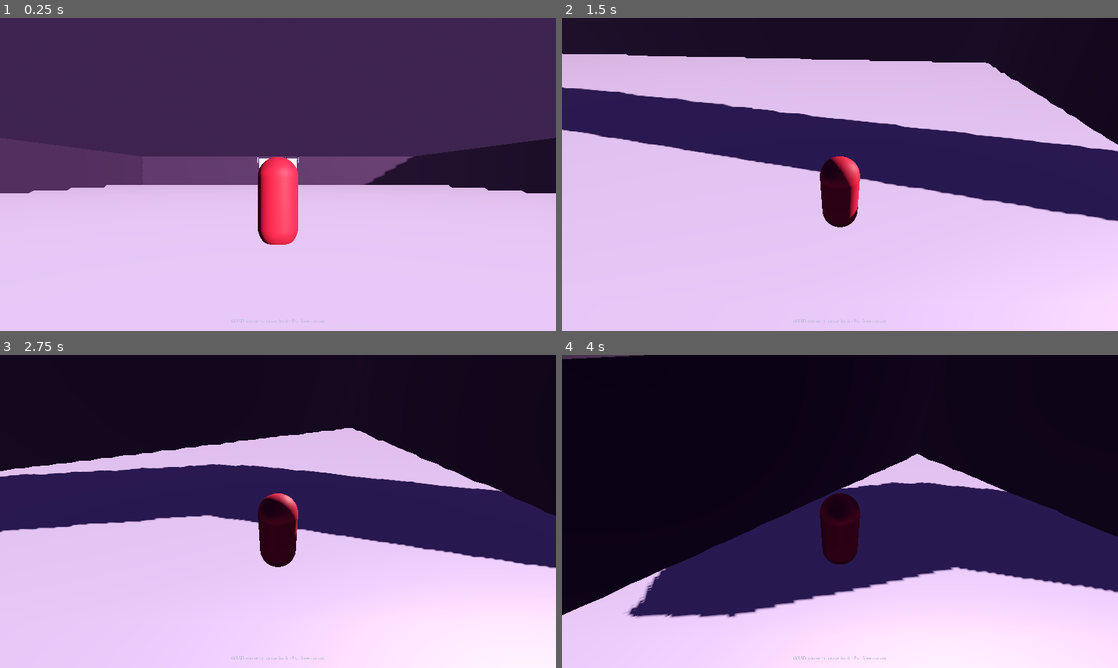
Above: before the commit, frames 1-4 (two rows, left to right).
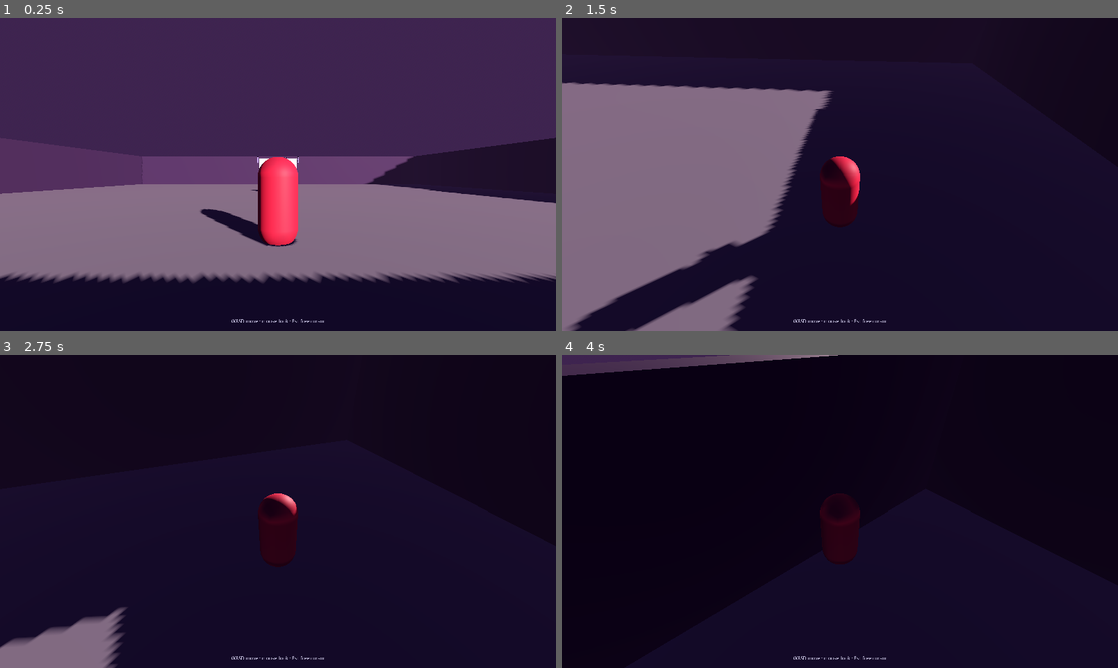
Above: after the commit, the same moments.

Repository: markasabrt/Sicnote
Game: Godot game, scene res://scenes/world/Exploreareawithshader.tscn
The game is run twice, just before and just after one commit, with the same random seed, the same clock (stepped at 60 frames per second) and the same inputs. This scene is started directly instead of the project's main scene.
Inputs (mouse positions are in pixels of both pictures, inside the frame that each line leads up to):
- Up to frame 1 (0.25 s): no input
- Up to frame 2 (1.5 s): tap Enter (ui_accept) at 0.5, 0.77 s; move the mouse to (867, 174) at 0.52 s; hold Shift (Run, bound only after the commit) 0.53-1.28 s; hold W (move_forward) from 0.53 s (still down); move the mouse to (812, 174) at 1.27 s; tap E (interact) at 1.35 s
- Up to frame 3 (2.75 s): keep holding W (move_forward); tap Enter (ui_accept) at 1.52 s; tap Shift (Run, bound only after the commit) at 1.55 s; move the mouse to (289, 505) at 2.02 s; hold Shift (Run, bound only after the commit) from 2.03 s (still down)
- Up to frame 4 (4 s): keep holding W (move_forward); move the mouse to (834, 517) at 2.77 s; release Shift (Run, bound only after the commit) at 2.78 s; tap Shift (Run, bound only after the commit) at 2.85 s; tap Enter (ui_accept) at 3.02, 3.77 s; move the mouse to (878, 514) at 3.52 s; hold Shift (Run, bound only after the commit) from 3.53 s (still down); tap E (interact) at 3.6 s

The runs differ from the first frame. In frame 1, 45% of the frame differs, in the area x 0-100%, y 53-100%; in frame 2, 82%, in the area x 0-100%, y 11-100%; in frame 3, 66%; in frame 4, 47%.

Commit message:
edited the script to include motion smoothing, and different sprint varieties, thers move speed, run speed, sprint speed and they all use smoothing, not perfect, will edit more later.

Diff:
--- a/project.godot
+++ b/project.godot
@@ -66,6 +66,16 @@
 "events": [Object(InputEventKey,"resource_local_to_scene":false,"resource_name":"","device":-1,"window_id":0,"alt_press …(192 unchanged characters)…
 ]
 }
+jump={
+"deadzone": 0.2,
+"events": [Object(InputEventKey,"resource_local_to_scene":false,"resource_name":"","device":-1,"window_id":0,"alt_pressed":false,"shift_pressed":false,"ctrl_pressed":false,"meta_pressed":false,"pressed":false,"keycode":0,"physical_keycode":32,"key_label":0,"unicode":32,"location":0,"echo":false,"script":null)
+]
+}
+Run={
+"deadzone": 0.2,
+"events": [Object(InputEventKey,"resource_local_to_scene":false,"resource_name":"","device":-1,"window_id":0,"alt_pressed":false,"shift_pressed":false,"ctrl_pressed":false,"meta_pressed":false,"pressed":false,"keycode":0,"physical_keycode":4194325,"key_label":0,"unicode":0,"location":0,"echo":false,"script":null)
+]
+}
 
 [physics]
 
--- a/scenes/world/Exploreareawithshader.tscn
+++ b/scenes/world/Exploreareawithshader.tscn
@@ -27,12 +27,7 @@
 [sub_resource type="BoxShape3D" id="BoxShape3D_floor"]
 size = Vector3(40, 1, 40)
 
-[sub_resource type="ShaderMaterial" id="ShaderMaterial_1prxr"]
-render_priority = 0
-shader = ExtResource("4_tsqtw")
-
 [sub_resource type="BoxMesh" id="BoxMesh_floor"]
-material = SubResource("ShaderMaterial_1prxr")
 size = Vector3(40, 1, 40)
 subdivide_width = 100
 subdivide_depth = 100
--- a/scenes/world/player.tscn
+++ b/scenes/world/player.tscn
@@ -1,6 +1,6 @@
-[gd_scene load_steps=6 format=3]
+[gd_scene format=3 uid="uid://bj7f3hq5mtfad"]
 
-[ext_resource type="Script" path="res://scripts/world/player_explorer.gd" id="1_player"]
+[ext_resource type="Script" uid="uid://b04qn1birmws6" path="res://scripts/world/player_explorer.gd" id="1_player"]
 
 [sub_resource type="CapsuleShape3D" id="CapsuleShape3D_body"]
 radius = 0.4
@@ -17,35 +17,33 @@
 [sub_resource type="BoxMesh" id="BoxMesh_facing"]
 size = Vector3(0.18, 0.18, 0.35)
 
-[node name="Player" type="CharacterBody3D"]
+[node name="Player" type="CharacterBody3D" unique_id=1463524838]
 collision_layer = 2
-collision_mask = 1
 script = ExtResource("1_player")
 
-[node name="Collision" type="CollisionShape3D" parent="."]
+[node name="Collision" type="CollisionShape3D" parent="." unique_id=1208464743]
 transform = Transform3D(1, 0, 0, 0, 1, 0, 0, 0, 1, 0, 0.9, 0)
 shape = SubResource("CapsuleShape3D_body")
 
-[node name="Body" type="Node3D" parent="."]
+[node name="Body" type="Node3D" parent="." unique_id=353741604]
 
-[node name="Mesh" type="MeshInstance3D" parent="Body"]
+[node name="Mesh" type="MeshInstance3D" parent="Body" unique_id=385982748]
 transform = Transform3D(1, 0, 0, 0, 1, 0, 0, 0, 1, 0, 0.9, 0)
 mesh = SubResource("CapsuleMesh_body")
 surface_material_override/0 = SubResource("StandardMaterial3D_misa")
 
-[node name="Facing" type="MeshInstance3D" parent="Body"]
+[node name="Facing" type="MeshInstance3D" parent="Body" unique_id=1700303297]
 transform = Transform3D(1, 0, 0, 0, 1, 0, 0, 0, 1, 0, 1.15, -0.42)
 mesh = SubResource("BoxMesh_facing")
 surface_material_override/0 = SubResource("StandardMaterial3D_misa")
 
-[node name="CamPivot" type="Node3D" parent="."]
+[node name="CamPivot" type="Node3D" parent="." unique_id=572587324]
 transform = Transform3D(1, 0, 0, 0, 1, 0, 0, 0, 1, 0, 1.45, 0)
 
-[node name="SpringArm3D" type="SpringArm3D" parent="CamPivot"]
-collision_mask = 1
+[node name="SpringArm3D" type="SpringArm3D" parent="CamPivot" unique_id=250993249]
 spring_length = 4.5
 margin = 0.3
 
-[node name="Camera3D" type="Camera3D" parent="CamPivot/SpringArm3D"]
+[node name="Camera3D" type="Camera3D" parent="CamPivot/SpringArm3D" unique_id=1512588046]
 current = true
 fov = 70.0
--- a/scripts/world/player_explorer.gd
+++ b/scripts/world/player_explorer.gd
@@ -9,9 +9,15 @@
 ## The capsule mesh is a placeholder — the real Misa is a billboarded 2D sprite
 ## (GAME_DESIGN.md, "Production Approach"), which drops in as a sibling node
 ## without touching this script.
-
+@export var active_rate: float = 0
+@export var target_speed: float = 0
+@export var sprint_timer: float = 0
+@export var current_speed: float = 0
 @export var move_speed: float = 5.5
+@export var run_speed: float = 8.5
+@export var sprint_speed: float = 10.5
 @export var acceleration: float = 12.0
+@export var deceleration: float = 20
 @export var mouse_sensitivity: float = 0.0032
 @export var min_pitch_deg: float = -40.0
 @export var max_pitch_deg: float = 25.0
@@ -32,6 +38,8 @@
 
 
 func _unhandled_input(event: InputEvent) -> void:
+
+
 	if event.is_action_pressed("toggle_mouse_capture"):
 		capture_mouse(Input.mouse_mode != Input.MOUSE_MODE_CAPTURED)
 		return
@@ -47,19 +55,42 @@
 
 
 func _physics_process(delta: float) -> void:
+
 	if not is_on_floor():
 		velocity.y -= _gravity * delta
 	else:
 		velocity.y = 0.0
+	if Input.is_action_pressed("Run"):
+
+		target_speed = run_speed
+		sprint_timer += delta
+		if sprint_timer >= 3:
+			target_speed = sprint_speed
+
+
+	else :
+		sprint_timer = 0
+		target_speed = move_speed
+	if target_speed > current_speed:
+		active_rate = acceleration   # Speeding up
+	else:
+		active_rate = deceleration   # Slowing down
+	current_speed = move_toward(current_speed, target_speed, active_rate * delta)
+
+
 
 	var input_dir := Input.get_vector("move_left", "move_right", "move_forward", "move_back")
 	# Movement is relative to where the camera is looking, not to world axes.
 	var basis_yaw := Basis(Vector3.UP, _pivot.rotation.y)
 	var direction := (basis_yaw * Vector3(input_dir.x, 0.0, input_dir.y)).normalized()
-
-	var target := direction * move_speed
-	velocity.x = move_toward(velocity.x, target.x, acceleration * delta * move_speed)
-	velocity.z = move_toward(velocity.z, target.z, acceleration * delta * move_speed)
+	if direction != Vector3.ZERO:
+	# While pressing movement keys, move at current_speed using acceleration
+		velocity.x = move_toward(velocity.x, direction.x * current_speed, acceleration * delta)
+		velocity.z = move_toward(velocity.z, direction.z * current_speed, acceleration * delta)
+	else:
+	# When keys are released, slide velocity down to 0 using deceleration
+		velocity.x = move_toward(velocity.x, 0.0, deceleration * delta)
+		velocity.z = move_toward(velocity.z, 0.0, deceleration * delta)
 
 	move_and_slide()
 
Not shown: 1 places in scenes/world/Exploreareawithshader.tscn that only renumber resources
